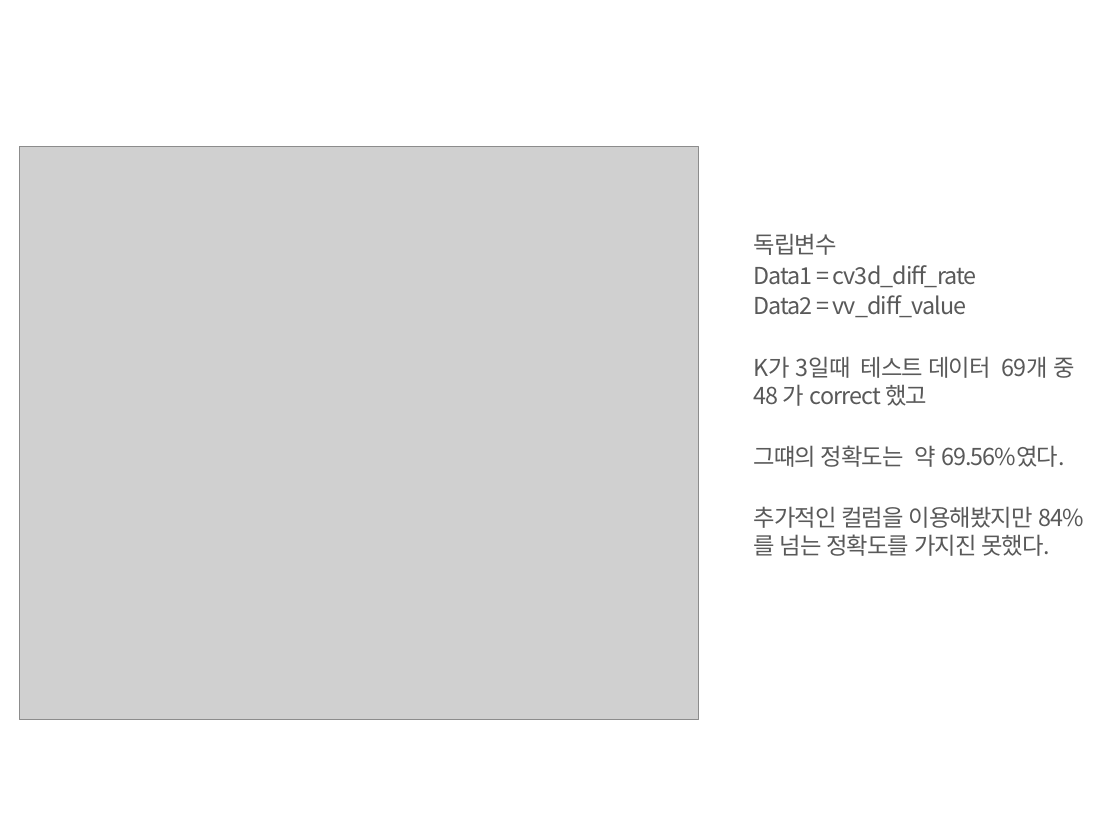
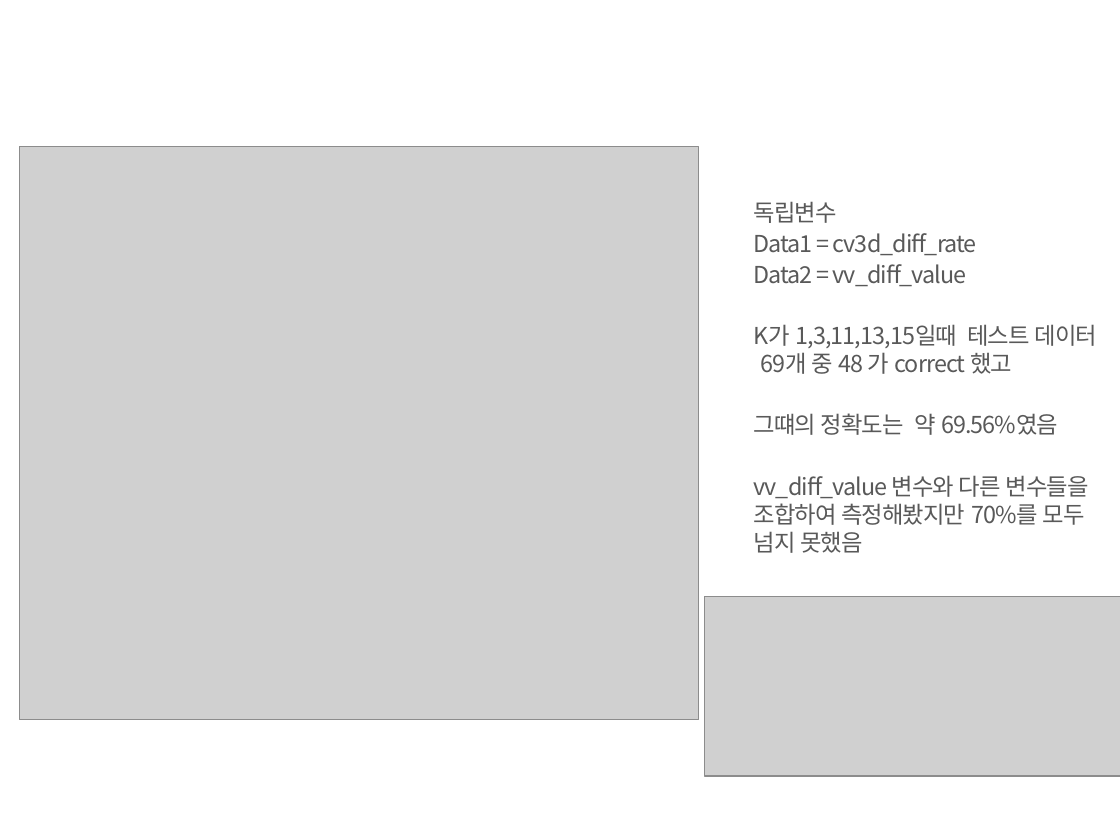
Before and after one commit to leeyunbo/stock_data_knn, a slide deck: slide 12 of practices/빅데이터 팀프로젝트.pptx (slide 11 before the commit). Drawn at 1120x840 pixels with LibreOffice and Linux fonts; fonts in the diff are those of the drawing; grey boxes stand for pictures; background and template pictures are left out. Boxes give left, top, right and bottom in pixels: in the first picture for what was removed or moved away, otherwise in the second. Text is boxed around its words. In the diff, an @@ line names an element or a change of style, - is before the commit and + after.

Commit message:
fixed3.0
손쉽게 컬럼을 변경할 수 있도록 고침
손쉽게 그래프의 범위를 변경할 수 있도록 고침

```diff
--- a/practices/빅데이터 팀프로젝트.pptx
+++ b/practices/빅데이터 팀프로젝트.pptx
@@ text at (x1=754, y1=324, x2=1098, y2=553): text changed @@
-K가 3일때 테스트 데이터 69개 중 48 가 correct 했고
-그떄의 정확도는 약 69.56%였다.
-추가적인 컬럼을 이용해봤지만 84%를 넘는 정확도를 가지진 못했다.
+K가 1,3,11,13,15일때 테스트 데이터 69개 중 48 가 correct 했고
+그떄의 정확도는 약 69.56%였음
+vv_diff_value 변수와 다른 변수들을 조합하여 측정해봤지만 70%를 모두 넘지 못했음
@@ picture added at (x1=704, y1=596, x2=1120, y2=775) @@
```
Also in this commit, not shown: 10 other slides changed, 1 slide added, 55 other files.
